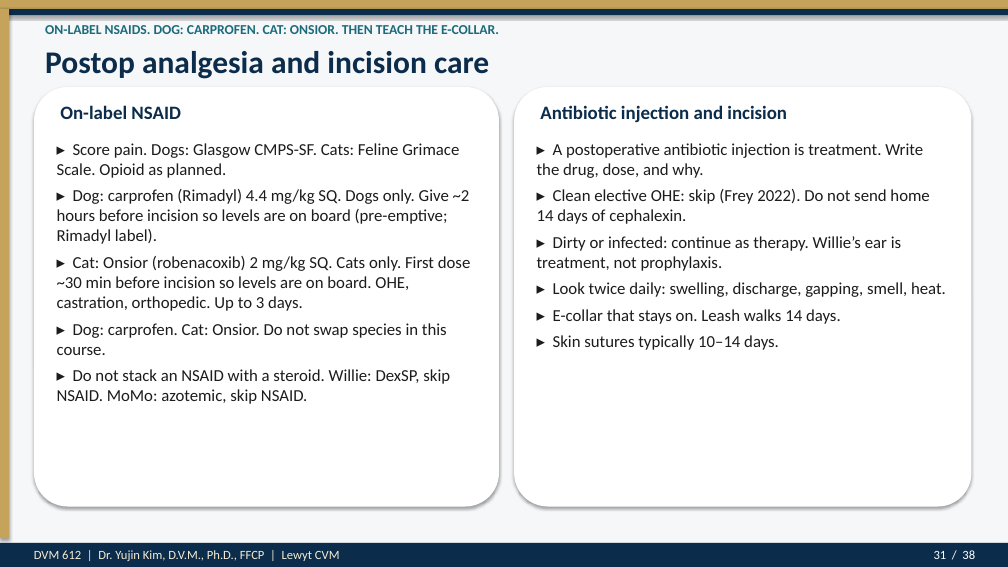
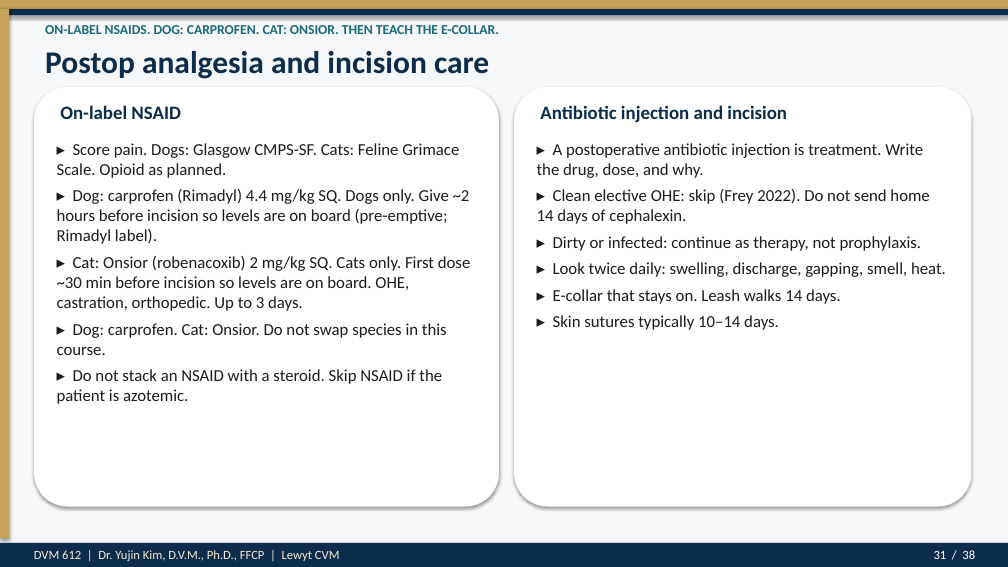
Before and after one commit to drkimvet/happycare, a slide deck: slide 31 of lectures/DVM-612_Week4_Preop_PatientPrep_Postop.pptx. Drawn at 1008x567 pixels with LibreOffice and Linux fonts; fonts in the diff are those of the drawing. Boxes give left, top, right and bottom in pixels: in the first picture for what was removed or moved away, otherwise in the second. Text is boxed around its words. In the diff, an @@ line names an element or a change of style, - is before the commit and + after.

```diff
--- a/lectures/DVM-612_Week4_Preop_PatientPrep_Postop.pptx
+++ b/lectures/DVM-612_Week4_Preop_PatientPrep_Postop.pptx
@@ text at bbox=[553, 236, 922, 251]: text changed @@
-▸ Dirty or infected: continue as therapy. Willie’s ear is treatment, not prophylaxis.
+▸ Dirty or infected: continue as therapy, not prophylaxis.
@@ text at bbox=[57, 369, 442, 404]: text changed @@
-▸ Do not stack an NSAID with a steroid. Willie: DexSP, skip NSAID. MoMo: azotemic, skip NSAID.
+▸ Do not stack an NSAID with a steroid. Skip NSAID if the patient is azotemic.
```
Also in this commit, not shown: 1 other file.
